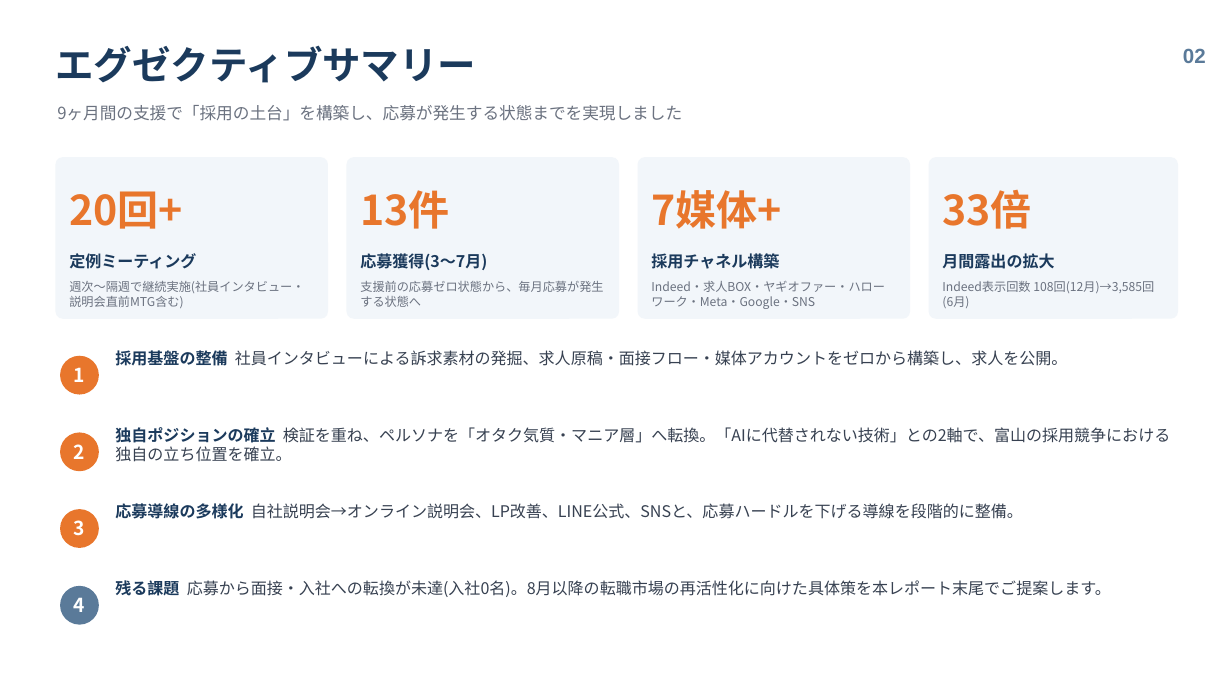
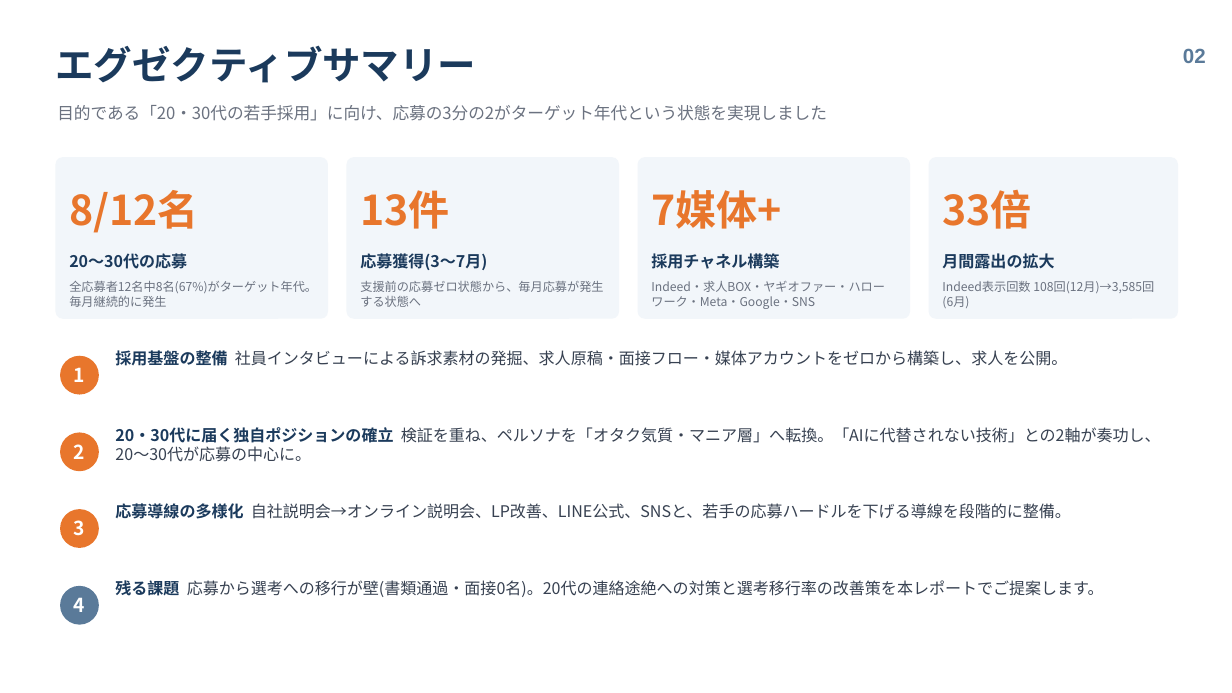
Before and after one commit to talenco0701/agency-agents, a slide deck: slide 2 of reports/matsushita-kogyo/松下工業様_採用強化支援_総括レポート.pptx. Drawn at 1232x693 pixels with LibreOffice and Linux fonts; fonts in the diff are those of the drawing. Boxes give left, top, right and bottom in pixels: in the first picture for what was removed or moved away, otherwise in the second. Text is boxed around its words. In the diff, an @@ line names an element or a change of style, - is before the commit and + after.

```diff
--- a/reports/matsushita-kogyo/松下工業様_採用強化支援_総括レポート.pptx
+++ b/reports/matsushita-kogyo/松下工業様_採用強化支援_総括レポート.pptx
@@ text at (57,105,827,121): text changed @@
-9ヶ月間の支援で「採用の土台」を構築し、応募が発生する状態までを実現しました
+目的である「20・30代の若手採用」に向け、応募の3分の2がターゲット年代という状態を実現しました
@@ text at (69,190,199,233): text changed @@
-20回+
+8/12名
@@ text at (69,253,187,269): text changed @@
-定例ミーティング
+20〜30代の応募
@@ text at (69,281,317,307): text changed @@
-週次〜隔週で継続実施(社員インタビュー・説明会直前MTG含む)
+全応募者12名中8名(67%)がターゲット年代。毎月継続的に発生
@@ text at (115,427,1161,461): text changed @@
-独自ポジションの確立 検証を重ね、ペルソナを「オタク気質・マニア層」へ転換。「AIに代替されない技術」との2軸で、富山の採用競争における独自の立ち位置を確立。
+20・30代に届く独自ポジションの確立 検証を重ね、ペルソナを「オタク気質・マニア層」へ転換。「AIに代替されない技術」との2軸が奏功し、20〜30代が応募の中心に。
@@ text at (115,503,1071,519): text changed @@
-応募導線の多様化 自社説明会→オンライン説明会、LP改善、LINE公式、SNSと、応募ハードルを下げる導線を段階的に整備。
+応募導線の多様化 自社説明会→オンライン説明会、LP改善、LINE公式、SNSと、若手の応募ハードルを下げる導線を段階的に整備。
@@ text at (115,580,1104,597): text changed @@
-残る課題 応募から面接・入社への転換が未達(入社0名)。8月以降の転職市場の再活性化に向けた具体策を本レポート末尾でご提案します。
+残る課題 応募から選考への移行が壁(書類通過・面接0名)。20代の連絡途絶への対策と選考移行率の改善策を本レポートでご提案します。
```
Also in this commit, not shown: 5 other slides changed, 1 slide added, 1 other file.
